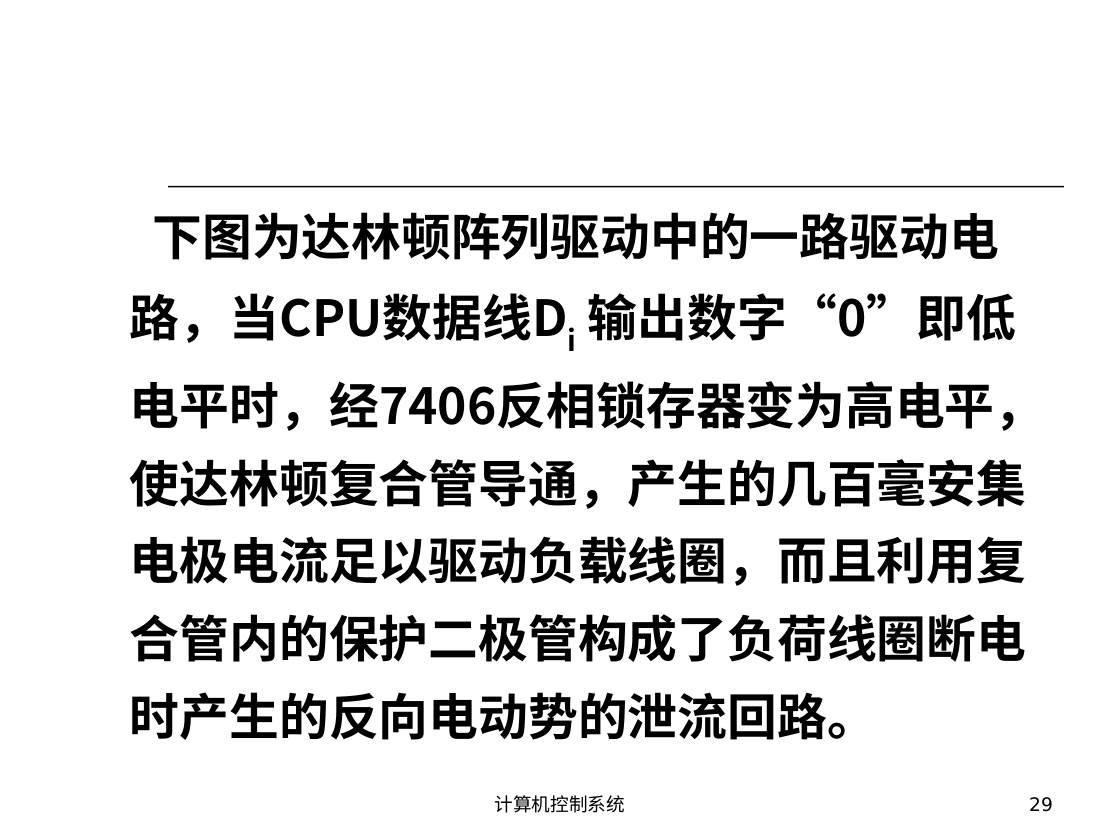
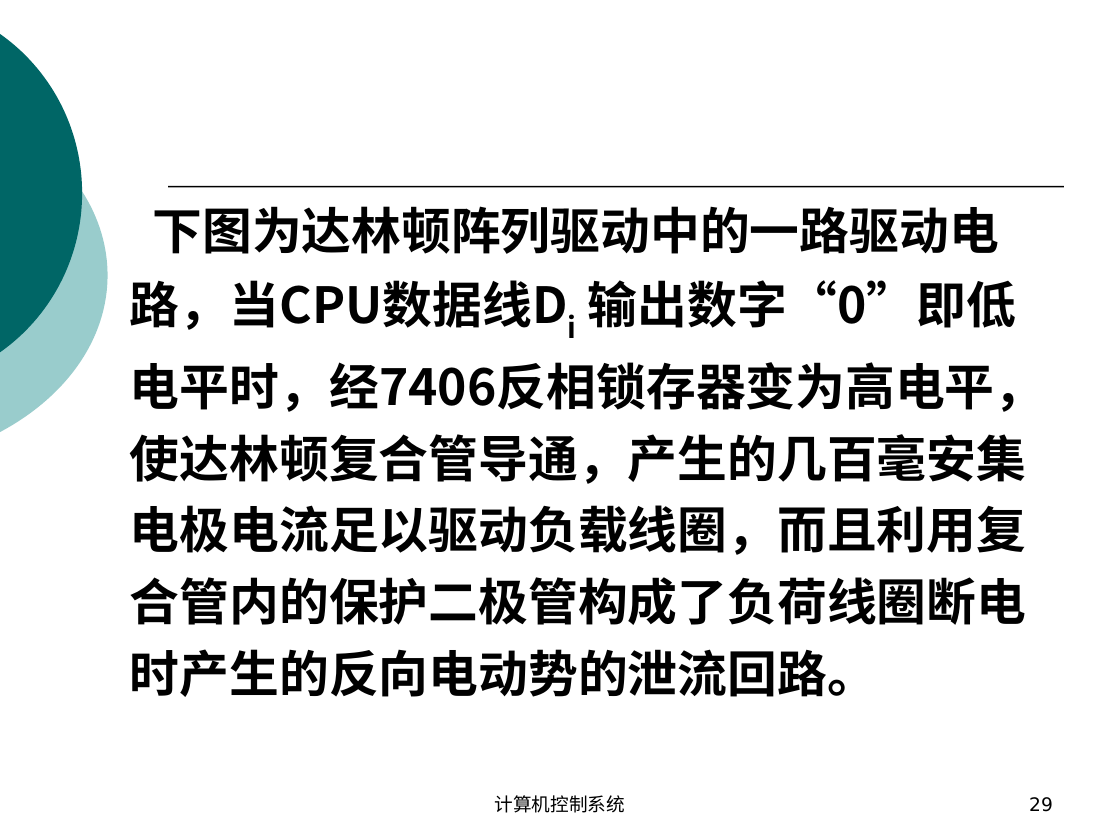
Before and after one commit to origin2007/computer_system, a slide deck: slide 29 of 03数字量输入输出.ppt. Drawn at 1120x840 pixels with LibreOffice and Linux fonts; fonts in the diff are those of the drawing. Boxes give left, top, right and bottom in pixels: in the first picture for what was removed or moved away, otherwise in the second. Text is boxed around its words. In the diff, an @@ line names an element or a change of style, - is before the commit and + after.

```diff
--- a/03数字量输入输出.ppt
+++ b/03数字量输入输出.ppt
@@ freeform shape at box(0, 0, 82, 386): outline redrawn @@
@@ freeform shape at box(0, 84, 108, 467): outline redrawn @@
@@ text "下图为达林顿阵列驱动中的一路驱动电路，当CPU数据线Di 输出数字“0”即低电平时，经7406反相锁存器变为高电平，使达 ..." at box(130, 206, 1045, 697): line spacing 1.3 to 1.2 @@
```
Also in this commit, not shown: 60 other slides changed, 1 slide removed, 4 other files.
